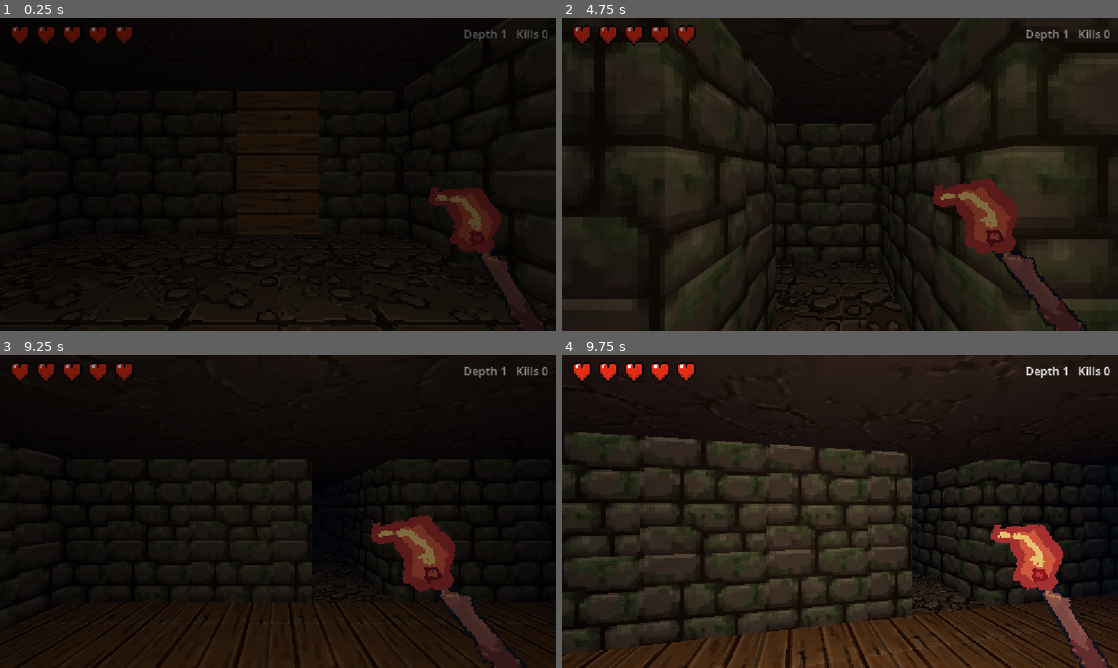
Above: before the commit, frames 1-4 (two rows, left to right).
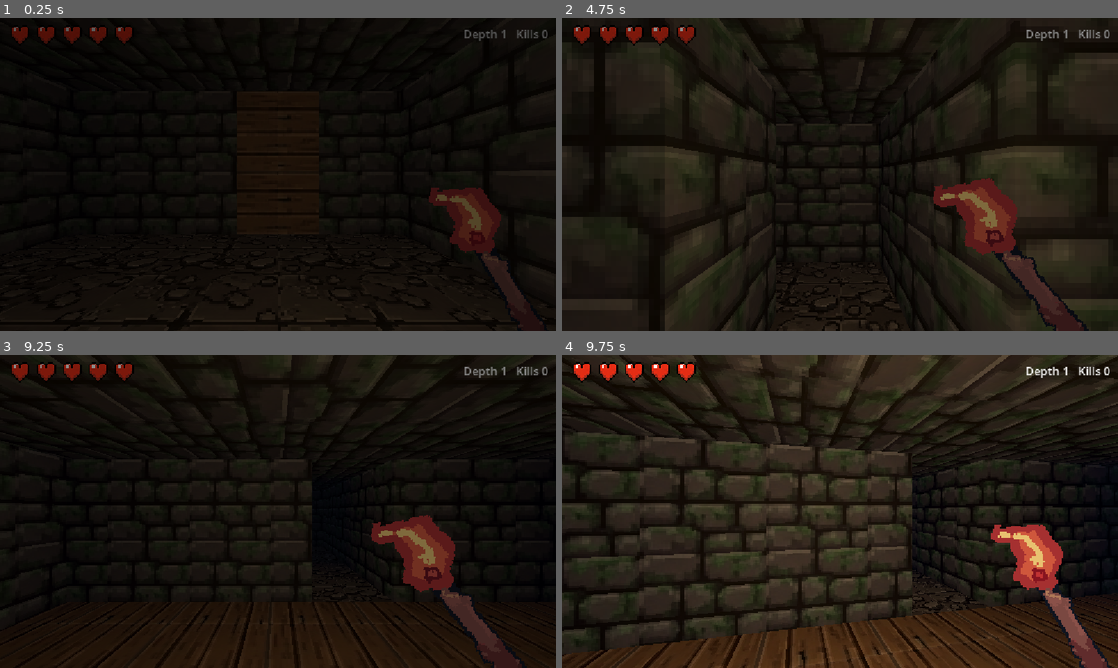
Above: after the commit, the same moments.

Repository: WatcherAtTheThreshold/threshold-deep
Game: Godot game, scene res://scenes/dungeon.tscn
Same seed, same stepped clock (60 frames per second), same inputs: the game is played once before the commit and once after it.
Inputs (mouse positions are in pixels of both pictures, inside the frame that each line leads up to):
- Up to frame 1 (0.25 s): no input
- Up to frame 2 (4.75 s): tap Enter at 0.5, 4.25 s; move the mouse to (867, 174) at 0.52 s; press the mouse at (867, 174) at 0.53 s; hold W (move_forward) from 0.53 s (still down); tap Space (jump) at 0.77, 1.52, 2, 3.02, 3.77, 4.52 s; move the mouse to (812, 174) at 1.27 s; release the mouse at (812, 174) at 1.28 s; click (812, 174) at 1.35 s; move the mouse to (851, 168) at 2.02 s; press the mouse at (851, 168) at 2.03 s; tap R at 2.1, 4.35 s; move the mouse to (834, 180) at 2.77 s; release the mouse at (834, 180) at 2.78 s; click (834, 180) at 2.85 s; move the mouse to (878, 177) at 3.52 s; press the mouse at (878, 177) at 3.53 s; move the mouse to (795, 171) at 4.27 s; release the mouse at (795, 171) at 4.28 s; click (795, 171) at 4.55 s
- Up to frame 3 (9.25 s): move the mouse to (283, 511) at 5.02 s; press the mouse at (283, 511) at 5.03 s; move the mouse to (255, 505) at 5.77 s; release W (move_forward) at 5.78 s; release the mouse at (255, 505) at 5.78 s; hold D (move_right) 5.78-6.53 s; click (255, 505) at 5.85 s; tap Space (jump) at 6.02, 6.77, 7.52, 8, 9.02 s; move the mouse to (305, 511) at 6.52 s; press the mouse at (305, 511) at 6.53 s; hold W (move_forward) 6.53-8.78 s; tap R at 6.6, 8.85 s; move the mouse to (250, 511) at 7.27 s; release the mouse at (250, 511) at 7.28 s; click (250, 511) at 7.35 s; move the mouse to (289, 505) at 8.02 s; press the mouse at (289, 505) at 8.03 s; move the mouse to (272, 517) at 8.77 s; release the mouse at (272, 517) at 8.78 s; hold A (move_left) from 8.78 s (still down); click (272, 517) at 9.05 s
- Up to frame 4 (9.75 s): move the mouse to (878, 514) at 9.52 s; release A (move_left) at 9.53 s; press the mouse at (878, 514) at 9.53 s; hold W (move_forward) from 9.53 s (still down)

The runs differ from the first frame. In frame 2, 0.2% of the frame differs, in the area x 32-63%, y 0-29%; in frame 3, 0.3%; in frame 4, 4.3%, in the area x 0-100%, y 0-38%.

Commit message:
Phase 4 begins: the sword
- weapon_sword.png as a floor pickup: one spawns per floor until
  claimed, then never again this run (RunState.has_sword; death
  resets it, descent keeps it)
- Pickup swaps the loadout: sword in the right hand (idle + swing
  frames, 2 damage), torch moves to a new bottom-left viewmodel that
  bobs mirrored and tilts sympathetically during sword swings
- Wizards now die in one sword hit, skeletons in two, large slimes
  in three

Co-Authored-By: Claude Fable 5 <noreply@anthropic.com>

Diff:
--- a/scenes/player.tscn
+++ b/scenes/player.tscn
@@ -1,10 +1,12 @@
-[gd_scene load_steps=7 format=3]
+[gd_scene load_steps=9 format=3]
 
 [ext_resource type="Script" path="res://scripts/player.gd" id="1_player"]
 [ext_resource type="Script" path="res://scripts/viewmodel.gd" id="2_viewmodel"]
 [ext_resource type="Texture2D" path="res://assets/sprites/hand-torch.png" id="3_hand"]
 [ext_resource type="Script" path="res://scripts/hud.gd" id="4_hud"]
 [ext_resource type="AudioStream" path="res://assets/audio/sfx/player/footsteps_player.wav" id="5_steps"]
+[ext_resource type="Script" path="res://scripts/left_torch.gd" id="6_left_torch"]
+[ext_resource type="Texture2D" path="res://assets/sprites/left-hand-torch.png" id="7_left_tex"]
 
 [sub_resource type="CapsuleShape3D" id="capsule_player"]
 radius = 0.4
@@ -73,6 +75,20 @@
 texture = ExtResource("3_hand")
 script = ExtResource("2_viewmodel")
 
+[node name="LeftTorch" type="TextureRect" parent="HUD"]
+visible = false
+texture_filter = 1
+anchor_top = 1.0
+anchor_bottom = 1.0
+offset_left = -12.0
+offset_top = -372.0
+offset_right = 116.0
+offset_bottom = -244.0
+grow_vertical = 0
+scale = Vector2(3, 3)
+texture = ExtResource("7_left_tex")
+script = ExtResource("6_left_torch")
+
 [node name="ScreenFade" type="ColorRect" parent="HUD"]
 anchor_right = 1.0
 anchor_bottom = 1.0
--- /dev/null
+++ b/scenes/sword_pickup.tscn
@@ -0,0 +1,24 @@
+[gd_scene load_steps=4 format=3]
+
+[ext_resource type="Script" path="res://scripts/sword_pickup.gd" id="1_sword"]
+[ext_resource type="Texture2D" path="res://assets/items/weapon_sword.png" id="2_texture"]
+
+[sub_resource type="SphereShape3D" id="sphere_pickup"]
+radius = 0.7
+
+[node name="SwordPickup" type="Area3D"]
+
+script = ExtResource("1_sword")
+
+[node name="CollisionShape3D" type="CollisionShape3D" parent="."]
+position = Vector3(0, 0.5, 0)
+shape = SubResource("sphere_pickup")
+
+[node name="Sprite" type="Sprite3D" parent="."]
+position = Vector3(0, 1, 0)
+pixel_size = 0.03125
+billboard = 2
+shaded = true
+alpha_cut = 1
+texture_filter = 0
+texture = ExtResource("2_texture")
--- a/scripts/dungeon.gd
+++ b/scripts/dungeon.gd
@@ -5,6 +5,7 @@
 const SLIME_SCENE := preload("res://scenes/slime.tscn")
 const POTION_SCENE := preload("res://scenes/potion.tscn")
 const HATCH_SCENE := preload("res://scenes/hatch.tscn")
+const SWORD_SCENE := preload("res://scenes/sword_pickup.tscn")
 
 const GRID_WIDTH := 40
 const GRID_HEIGHT := 28
@@ -144,7 +145,23 @@
 			var potion := POTION_SCENE.instantiate()
 			potion.position = _cell_to_world(potion_cell, 0.5)
 			add_child(potion)
+	_place_sword(rooms)
 	_place_hatch(rooms)
+
+
+func _place_sword(rooms: Array[Rect2i]) -> void:
+	# One sword somewhere on every floor — until it's claimed, then
+	# never again this run. Death resets it with the rest of RunState.
+	if RunState.has_sword:
+		return
+	var idx := 0 if rooms.size() == 1 else randi_range(1, rooms.size() - 1)
+	var room := rooms[idx]
+	var cell := room.position + Vector2i(
+		randi_range(0, room.size.x - 1),
+		randi_range(0, room.size.y - 1))
+	var sword := SWORD_SCENE.instantiate()
+	sword.position = _cell_to_world(cell, 0.5)
+	add_child(sword)
 
 
 func _place_hatch(rooms: Array[Rect2i]) -> void:
--- /dev/null
+++ b/scripts/left_torch.gd
@@ -0,0 +1,39 @@
+extends TextureRect
+
+const SWAY_AMOUNT := 6.0
+
+@onready var player: Player = get_tree().get_first_node_in_group("player")
+
+var bob_time := 0.0
+var base_offset: Vector2
+
+
+func _ready() -> void:
+	base_offset = Vector2(offset_left, offset_top)
+	# Pivot at the bottom-left corner so the attack tilt leans the
+	# torch toward screen center without lifting the canvas edges.
+	pivot_offset = Vector2(0.0, size.y)
+	player.attacked.connect(_on_attacked)
+
+
+func _process(delta: float) -> void:
+	var ground_speed := Vector2(player.velocity.x, player.velocity.z).length()
+	if ground_speed > 0.1 and player.is_on_floor():
+		bob_time += delta * ground_speed * 2.0
+	# Mirrored sway of the right hand, pinned to the bottom-left corner.
+	var corner_base := Vector2(0.0, get_viewport_rect().size.y) + base_offset \
+			+ pivot_offset * (scale - Vector2.ONE)
+	position = corner_base + Vector2(
+		-sin(bob_time) * SWAY_AMOUNT,
+		absf(cos(bob_time)) * SWAY_AMOUNT * 0.5
+	)
+
+
+func _on_attacked() -> void:
+	# Sympathetic tilt while the sword arm swings.
+	if not visible:
+		return
+	var tween := create_tween()
+	tween.tween_property(self, "rotation", 0.14, 0.08) \
+			.set_trans(Tween.TRANS_QUAD).set_ease(Tween.EASE_OUT)
+	tween.tween_property(self, "rotation", 0.0, 0.24)
--- a/scripts/player.gd
+++ b/scripts/player.gd
@@ -15,6 +15,7 @@
 const INVULN_TIME := 1.0
 
 var health := MAX_HEALTH
+var attack_damage := 1
 var attack_timer := 0.0
 var invuln_timer := 0.0
 var controls_enabled := true
@@ -28,6 +29,18 @@
 	if RunState.carried_health > 0:
 		health = RunState.carried_health
 		health_changed.emit(health, MAX_HEALTH)
+	_apply_loadout()
+
+
+func pickup_sword() -> void:
+	RunState.has_sword = true
+	_apply_loadout()
+
+
+func _apply_loadout() -> void:
+	attack_damage = 2 if RunState.has_sword else 1
+	$HUD/HandTorch.set_sword(RunState.has_sword)
+	$HUD/LeftTorch.visible = RunState.has_sword
 
 
 func _unhandled_input(event: InputEvent) -> void:
@@ -106,7 +119,7 @@
 		to.y = 0.0
 		if to.length() <= ATTACK_RANGE \
 				and forward.angle_to(to.normalized()) <= deg_to_rad(ATTACK_ARC_DEG):
-			enemy.take_damage(1, to.normalized(), self)
+			enemy.take_damage(attack_damage, to.normalized(), self)
 	# The swing also lands on whatever wall you're facing — the
 	# dungeon decides if that cell is breakable.
 	var from := camera.global_position
--- a/scripts/run_state.gd
+++ b/scripts/run_state.gd
@@ -9,6 +9,7 @@
 var depth := 1
 var kills := 0
 var carried_health := -1  # -1 = fresh run, spawn with full hearts
+var has_sword := false
 
 
 func record_kill() -> void:
@@ -27,4 +28,5 @@
 	depth = 1
 	kills = 0
 	carried_health = -1
+	has_sword = false
 	changed.emit()
--- /dev/null
+++ b/scripts/sword_pickup.gd
@@ -0,0 +1,11 @@
+extends Area3D
+
+
+func _ready() -> void:
+	body_entered.connect(_on_body_entered)
+
+
+func _on_body_entered(body: Node3D) -> void:
+	if body is Player:
+		body.pickup_sword()
+		queue_free()
--- a/scripts/viewmodel.gd
+++ b/scripts/viewmodel.gd
@@ -1,11 +1,15 @@
 extends TextureRect
 
-const IDLE_TEXTURE := preload("res://assets/sprites/hand-torch.png")
-const SWING_TEXTURE := preload("res://assets/sprites/hand-torch_swing.png")
+const TORCH_IDLE := preload("res://assets/sprites/hand-torch.png")
+const TORCH_SWING := preload("res://assets/sprites/hand-torch_swing.png")
+const SWORD_IDLE := preload("res://assets/sprites/hand-sword.png")
+const SWORD_SWING := preload("res://assets/sprites/hand-sword-swing.png")
 const SWAY_AMOUNT := 6.0
 
 @onready var player: Player = get_tree().get_first_node_in_group("player")
 
+var idle_texture: Texture2D = TORCH_IDLE
+var swing_texture: Texture2D = TORCH_SWING
 var bob_time := 0.0
 var base_offset: Vector2
 var swing_offset := Vector2.ZERO
@@ -15,10 +19,15 @@
 	# Remember how far from the window's bottom-right corner we start;
 	# the corner itself is recomputed live so resizing keeps us in it.
 	base_offset = Vector2(offset_left, offset_top)
-	# Pivot at the bottom-right corner: counterclockwise swing can then
-	# only tilt the canvas's cut bottom edge downward, never up into view.
 	pivot_offset = size
 	player.attacked.connect(_on_attacked)
+
+
+func set_sword(equipped: bool) -> void:
+	# The right hand holds the best weapon; the torch moves left.
+	idle_texture = SWORD_IDLE if equipped else TORCH_IDLE
+	swing_texture = SWORD_SWING if equipped else TORCH_SWING
+	texture = idle_texture
 
 
 func _process(delta: float) -> void:
@@ -27,7 +36,7 @@
 	if ground_speed > 0.1 and player.is_on_floor():
 		bob_time += delta * ground_speed * 2.0
 	# pivot_offset is the center for scaling too, so compensate for the
-	# up-left shift the 3x scale gets from a bottom-center pivot.
+	# up-left shift the 3x scale gets from the corner pivot.
 	var corner_base := get_viewport_rect().size + base_offset \
 			+ pivot_offset * (scale - Vector2.ONE)
 	position = corner_base + swing_offset + Vector2(
@@ -38,9 +47,7 @@
 
 func _on_attacked() -> void:
 	# Swap to the drawn swing frame and arc toward screen center.
-	# The frame already carries most of the tilt, so the code
-	# rotation stays subtle.
-	texture = SWING_TEXTURE
+	texture = swing_texture
 	var tween := create_tween().set_parallel(true)
 	tween.tween_property(self, "swing_offset", Vector2(-36.0, -4.0), 0.07) \
 			.set_trans(Tween.TRANS_QUAD).set_ease(Tween.EASE_OUT)
@@ -48,4 +55,4 @@
 			.set_trans(Tween.TRANS_QUAD).set_ease(Tween.EASE_OUT)
 	tween.chain().tween_property(self, "swing_offset", Vector2.ZERO, 0.22)
 	tween.parallel().tween_property(self, "rotation", 0.0, 0.22)
-	tween.chain().tween_callback(func() -> void: texture = IDLE_TEXTURE)
+	tween.chain().tween_callback(func() -> void: texture = idle_texture)
Binary file added: assets/items/weapon_sword.png
Binary file added: assets/sprites/hand-sword-swing.png
Binary file added: assets/sprites/hand-sword.png
Binary file added: assets/sprites/left-hand-torch.png
Binary file changed: assets/tiles/ceiling_stone.png
Not shown, added: assets/tiles/ceiling_stone.png.import
Not shown, changed: docs/roadmap.md
